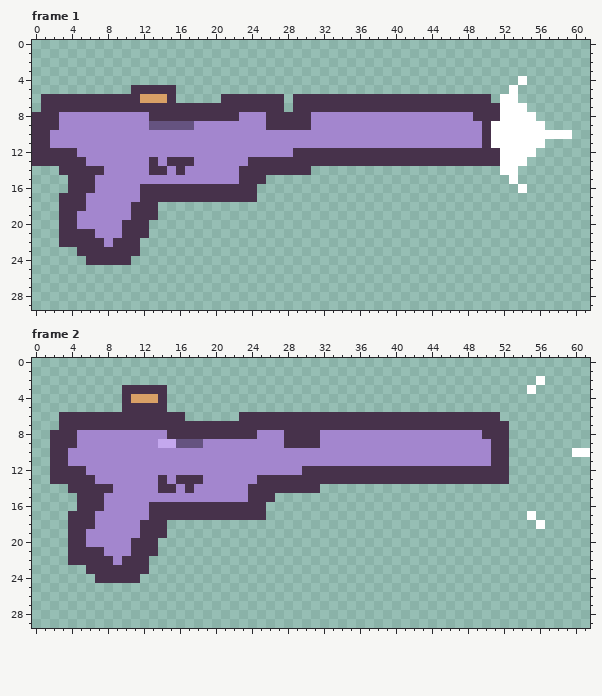
Edited in one commit: pixel-art file (art/weapons/ghost/ghost-ingame.aseprite). Above is the file before it was changed.
62x30 pixels, 5 frames. Shown: frame 1, frame 2. The commit also changed other frames, which this record leaves out.
The result:
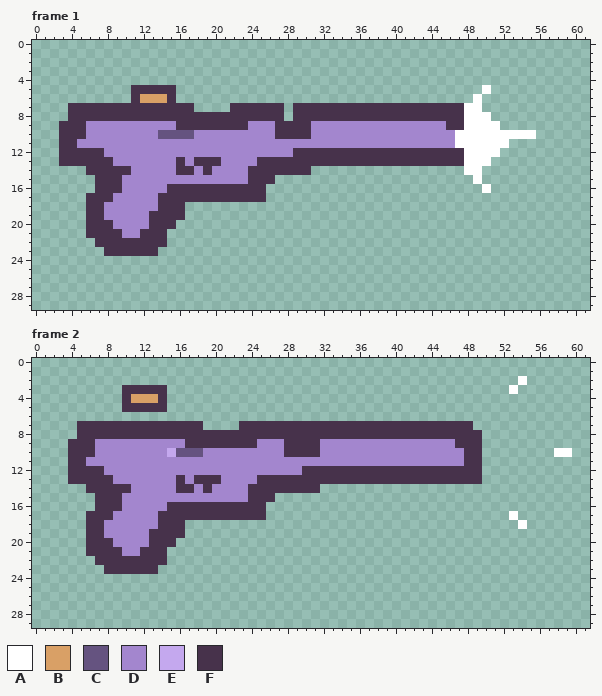
Palette (. is transparent): A #ffffff  B #d9a066  C #655380  D #a386ce  E #c4a8ee  F #47324b
From old to new:
Frame 1, layers "Layer 4", "Layer 3":
y 4: x 54 A -> .
y 5: x 50 . -> A; x 53 A -> .
y 6: x 1..10 FFFFFFFFFF -> ..........; x 21..27 FFFFFFF -> .......; x 29..50 FFFFFFFFFFFFFFFFFFFFFF -> ....................A.; x 52..53 AA -> ..
y 7: x 1..3 FFF -> ...; x 18..21 FFFF -> ....; x 48..54 FFFFAAA -> AA.....
y 8: x 0..12 FFFDDDDDDDDDD -> ....FFFFFFFFF; x 23..25 DDD -> FFF; x 28 F -> .; x 31..55 DDDDDDDDDDDDDDDDDDFFFAAAA -> FFFFFFFFFFFFFFFFFAAA.....
y 9: x 0..5 FFFDDD -> ...FFF; x 13..23 CCCCCDDDDDD -> DDDFFFFFFFF; x 26 F -> D; x 46..50 DDDDF -> FFAAA; x 52..56 AAAAA -> .....
y 10: x 0..5 FFDDDD -> ...FFF; x 14..17 DDDD -> CCCC; x 27..30 DDDD -> FFFF; x 47..50 DDDF -> AAAA; x 56..59 AAAA -> ....
y 11: x 0..4 FFDDD -> ...FF; x 47..50 DDDF -> AAAA; x 53..56 AAAA -> ....
y 12: x 0..2 FFF -> ...; x 5..7 DDD -> FFF; x 48..55 FFFFAAAA -> AAAA....
y 13: x 0..2 FFF -> ...; x 6..8 DDD -> FFF; x 13 F -> D; x 15 F -> D; x 17..20 FDDD -> DFFF; x 24 F -> D; x 48..54 FFFFAAA -> AAA....
y 14: x 3..5 FFF -> ...; x 8..10 DDD -> FFF; x 13..14 FF -> DD; x 17 D -> F; x 19 D -> F; x 23 F -> D; x 48..49 .. -> AA; x 52..53 AA -> ..
y 15: x 4..9 FFFDDD -> ...FFF; x 23 F -> D; x 26 . -> F; x 49 . -> A; x 53 A -> .
y 16: x 4..9 FFFDDD -> ...FFF; x 12..14 FFF -> DDD; x 25 . -> F; x 50 . -> A; x 54 A -> .
y 17: x 3..8 FFFDDD -> ...FFF; x 12..13 FF -> DD; x 25 . -> F
y 18: x 3..7 FFFDD -> ...FF; x 11..16 FFF... -> DDDFFF
y 19: x 3..7 FFDDD -> ...FF; x 11..12 FF -> DD; x 14..16 ... -> FFF
y 20: x 3..8 FFDDDD -> ...FFF; x 10..15 FFF... -> DDDFFF
y 21: x 3..5 FFF -> ...; x 7..11 DDDFF -> FFFDD; x 13..14 .. -> FF
y 22: x 3..6 FFFF -> ....; x 8 D -> F; x 12..14 ... -> FFF
y 23: x 5..7 FFF -> ...; x 12..13 .. -> FF
y 24: x 6..10 FFFFF -> .....
Frame 2, layers "Layer 4", "Layer 3":
y 2: x 54 . -> A; x 56 A -> .
y 3: x 53 . -> A; x 55 A -> .
y 6: x 3..16 FFFFFFFFFFFFFF -> ..............; x 23..51 FFFFFFFFFFFFFFFFFFFFFFFFFFFFF -> .............................
y 7: x 3..4 FF -> ..; x 19..22 FFFF -> ....; x 49..52 FFFF -> ....
y 8: x 2..14 FFFDDDDDDDDDD -> ...FFFFFFFFFF; x 25..27 DDD -> FFF; x 32..52 DDDDDDDDDDDDDDDDDDFFF -> FFFFFFFFFFFFFFFFFF...
y 9: x 2..3 FF -> ..; x 5..6 DD -> FF; x 14..24 EECCCDDDDDD -> DDDFFFFFFFF; x 47..52 DDDDFF -> FFF...
y 10: x 2..6 FFDDD -> ..FFF; x 15..18 DDDD -> ECCC; x 28..31 DDDD -> FFFF; x 48..52 DDDFF -> FF...; x 58..61 ..AA -> AA..
y 11: x 2..5 FFDD -> ..FF; x 48..52 DDDFF -> FF...
y 12: x 2..3 FF -> ..; x 6..7 DD -> FF; x 50..52 FFF -> ...
y 13: x 2..3 FF -> ..; x 7..8 DD -> FF; x 14 F -> D; x 17 F -> D; x 19..20 DD -> FF; x 50..52 FFF -> ...
y 14: x 4..5 FF -> ..; x 9..10 DD -> FF; x 14..16 FFD -> DDF; x 19 D -> F
y 15: x 5..6 FF -> ..; x 8..9 DD -> FF
y 16: x 5..6 FF -> ..; x 8..9 DD -> FF; x 13..14 FF -> DD
y 17: x 4..5 FF -> ..; x 7..8 DD -> FF; x 13 F -> D; x 53 . -> A; x 55 A -> .
y 18: x 4..5 FF -> ..; x 7 D -> F; x 12..13 FF -> DD; x 15..16 .. -> FF; x 54 . -> A; x 56 A -> .
y 19: x 4..7 FFDD -> ..FF; x 12 F -> D; x 15..16 .. -> FF
y 20: x 4..8 FFDDD -> ..FFF; x 11..12 FF -> DD; x 14..15 .. -> FF
y 21: x 4..5 FF -> ..; x 8..9 DD -> FF; x 11 F -> D; x 14 . -> F
y 22: x 4..6 FFF -> ...; x 9 D -> F; x 13..14 .. -> FF
y 23: x 6..7 FF -> ..; x 13 . -> F
y 24: x 7..11 FFFFF -> .....
Changed places in both pictures, as pixel boxes (x1, y1, x2, y2):
changed: (32, 76, 572, 265)
changed: (50, 376, 545, 583)
changed: (554, 448, 590, 457)
